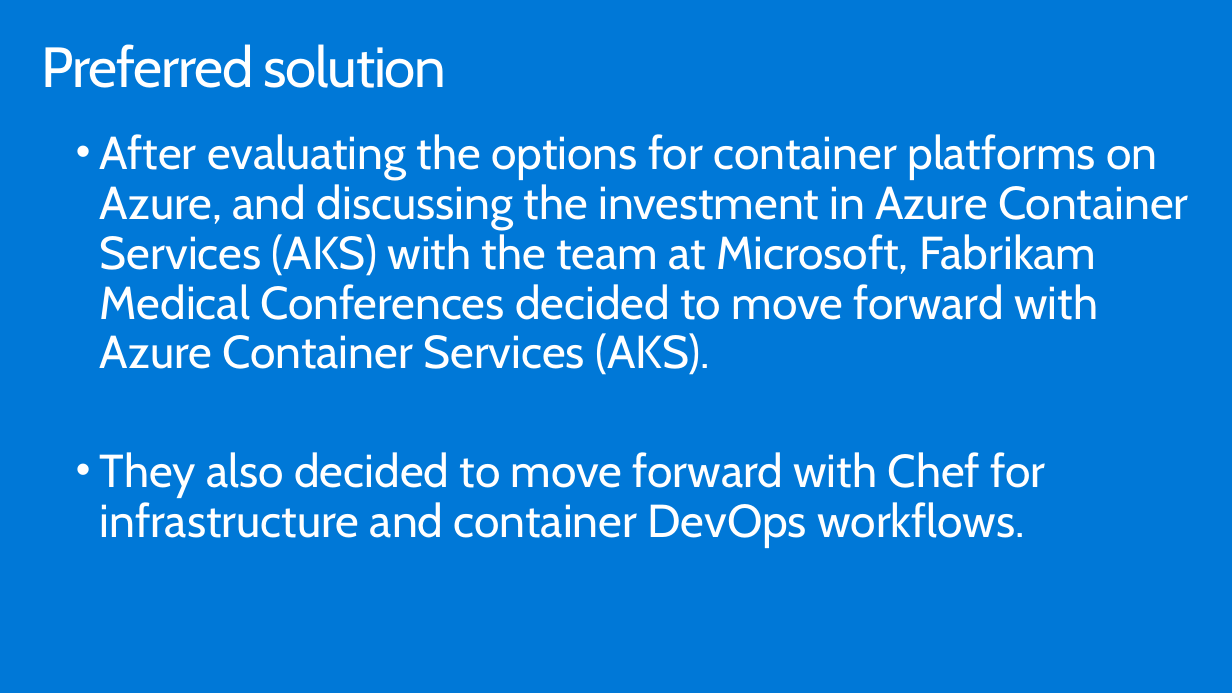
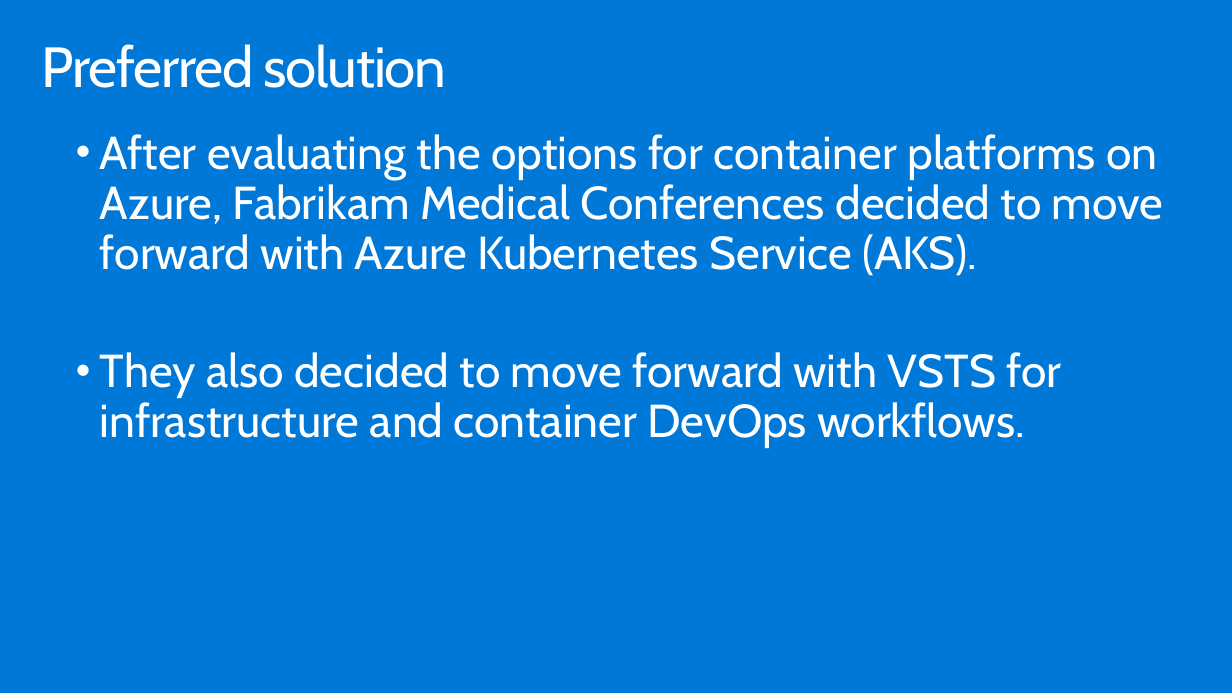
Before and after one commit to yaoshixin007/MCW-Containers-and-DevOps, a slide deck: slide 19 of WDS/Whiteboard design session trainer presentation - Containers and DevOps.pptx. Drawn at 1232x693 pixels with LibreOffice and Linux fonts; fonts in the diff are those of the drawing. Boxes give left, top, right and bottom in pixels: in the first picture for what was removed or moved away, otherwise in the second. Text is boxed around its words. In the diff, an @@ line names an element or a change of style, - is before the commit and + after.

Commit message:
slides updated

```diff
--- a/WDS/Whiteboard design session trainer presentation - Containers and DevOps.pptx
+++ b/WDS/Whiteboard design session trainer presentation - Containers and DevOps.pptx
@@ text at (100, 134, 1163, 448): text changed @@
-  • After evaluating the options for container platforms on Azure, and discussing the investment in Azure Container Services (AKS) with the team at Microsoft, Fabrikam Medical Conferences decided to move forward with Azure Container Services (AKS).
-  • They also decided to move forward with Chef for infrastructure and container DevOps workflows.
+  • After evaluating the options for container platforms on Azure, Fabrikam Medical Conferences decided to move forward with Azure Kubernetes Service (AKS).
+  • They also decided to move forward with VSTS for infrastructure and container DevOps workflows.
```
Also in this commit, not shown: 6 other slides changed.
